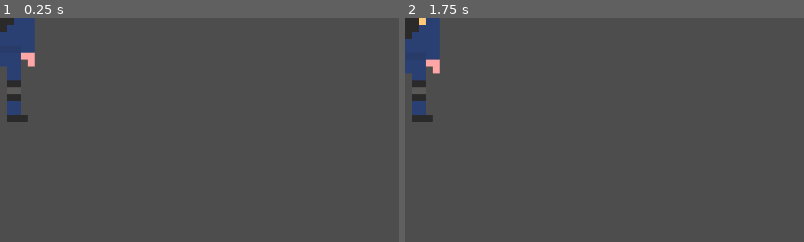
Above: before the commit, frames 1-2 (left to right).
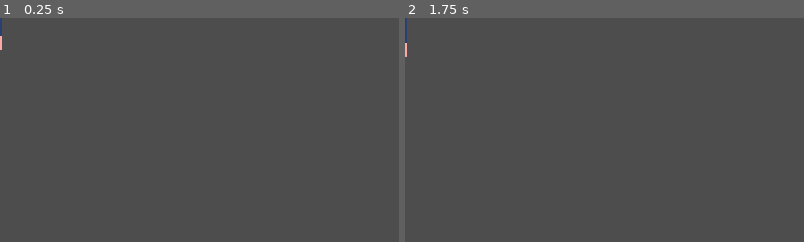
Above: after the commit, the same moments.

Repository: Bobbybear007/WinterGameJam2024
Game: Godot game, scene res://hello_does_this_work.tscn
The game is run twice, just before and just after one commit, with the same random seed, the same clock (stepped at 60 frames per second) and the same inputs. This scene is started directly instead of the project's main scene.
Inputs:
- Up to frame 1 (0.25 s): no input
- Up to frame 2 (1.75 s): hold D (Right) 0.53-1.28 s; tap Enter at 1.25 s; hold S (Down) from 1.28 s (still down)
The pictures show only the part of the screen within x 0-50%, y 0-50%; the shares and areas given below are measured in that part.

The runs differ from the first frame. In frame 1, 2.7% of the frame differs, in the area x 0-9%, y 0-47%; in frame 2, 2.8%.

Commit message:
Tileset 1

Diff:
--- a/new-game-project/hello_does_this_work.tscn
+++ b/new-game-project/hello_does_this_work.tscn
@@ -121,9 +121,11 @@
 }]
 
 [node name="hello_does_this_work" type="Node2D"]
+position = Vector2(-47, -24)
 scale = Vector2(10, 10)
 
 [node name="Hat" type="AnimatedSprite2D" parent="."]
+visible = false
 z_index = 1
 sprite_frames = SubResource("SpriteFrames_mgh2j")
 animation = &"hat_idle"
Binary file added: new-game-project/Textures/Sprites/Map/Tileset.png
Not shown, added: new-game-project/Textures/Sprites/Map/Tileset.png.import
